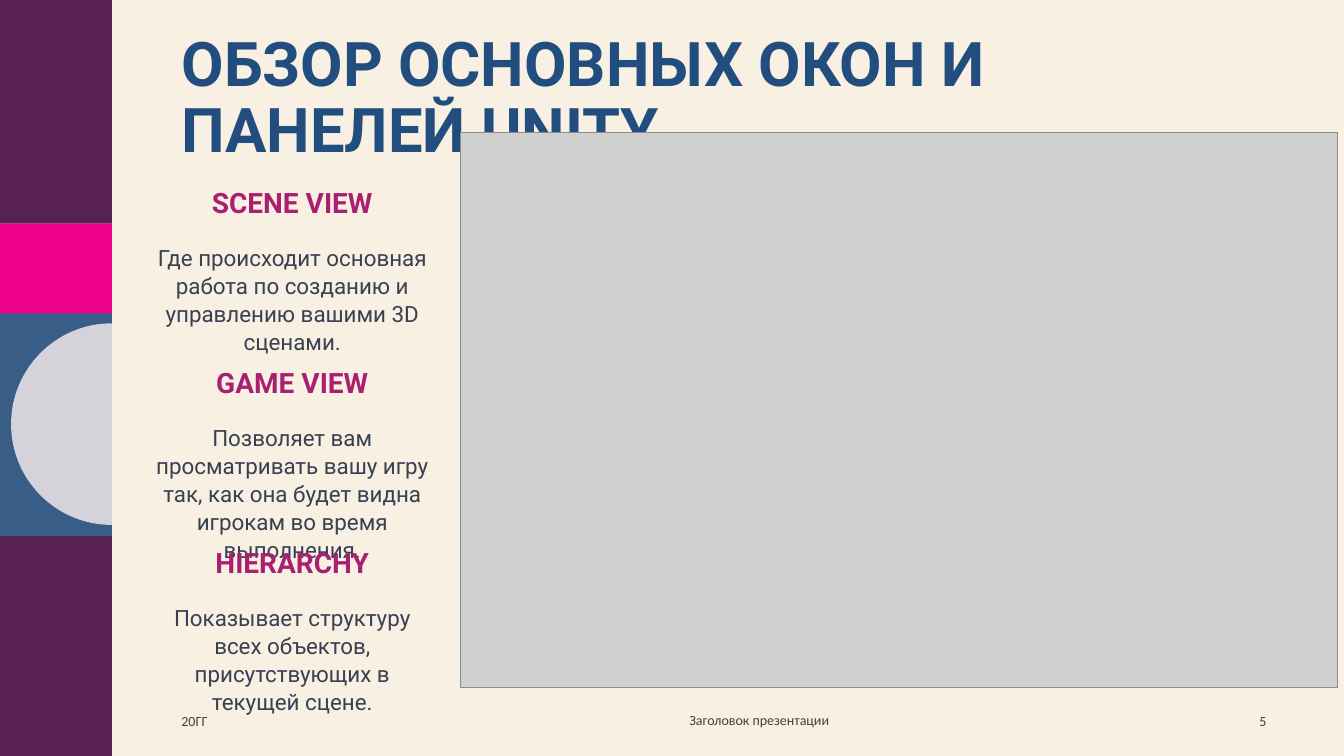
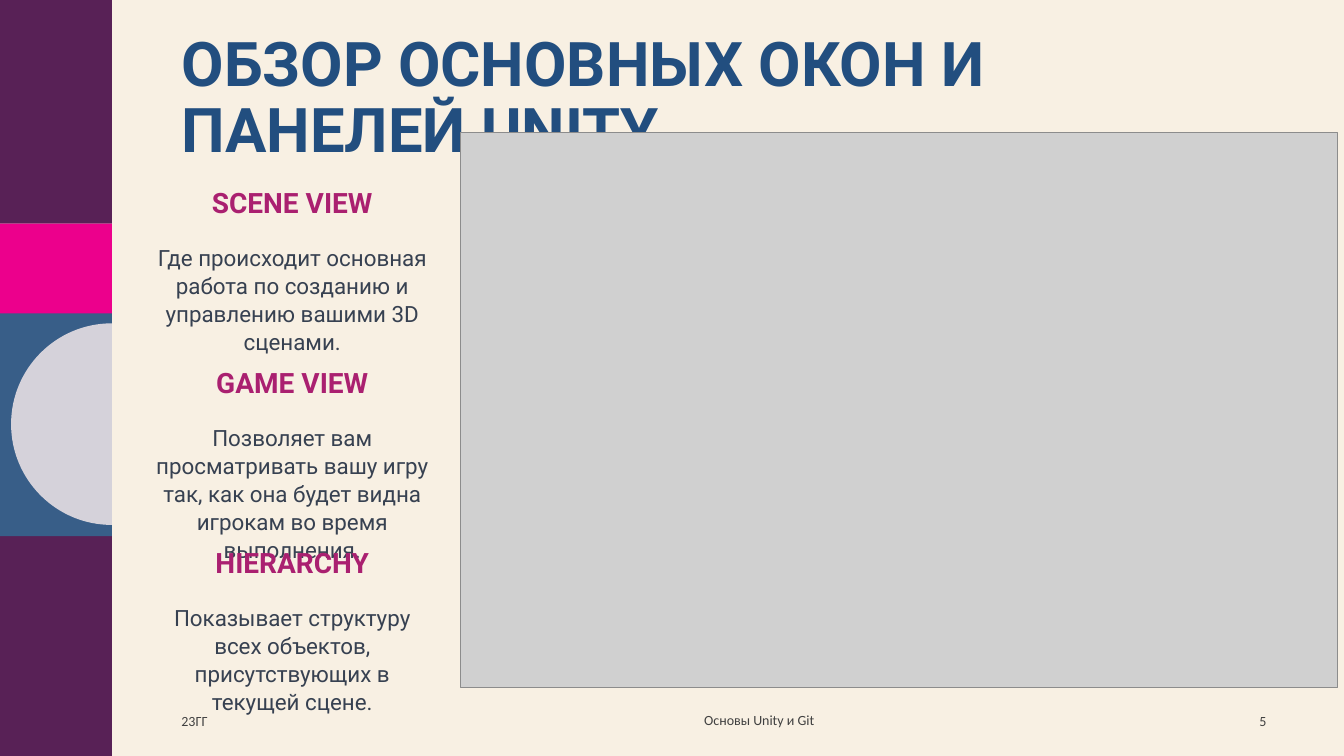
Before and after one commit to Sharik2468/UnityVRCourse, a slide deck: slide 5 of Presentation/1. Основы Unity.pptx. Drawn at 1344x756 pixels with LibreOffice and Linux fonts; fonts in the diff are those of the drawing; grey boxes stand for pictures; background and template pictures are left out. Boxes give left, top, right and bottom in pixels: in the first picture for what was removed or moved away, otherwise in the second. Text is boxed around its words. In the diff, an @@ line names an element or a change of style, - is before the commit and + after.

```diff
--- a/Presentation/1. Основы Unity.pptx
+++ b/Presentation/1. Основы Unity.pptx
@@ text at bbox=[181, 717, 207, 726]: text changed @@
-20ГГ
+23ГГ
@@ text at bbox=[704, 715, 815, 728]: text changed @@
-Заголовок презентации
+Основы Unity и Git
```
Also in this commit, not shown: 23 other slides changed.
